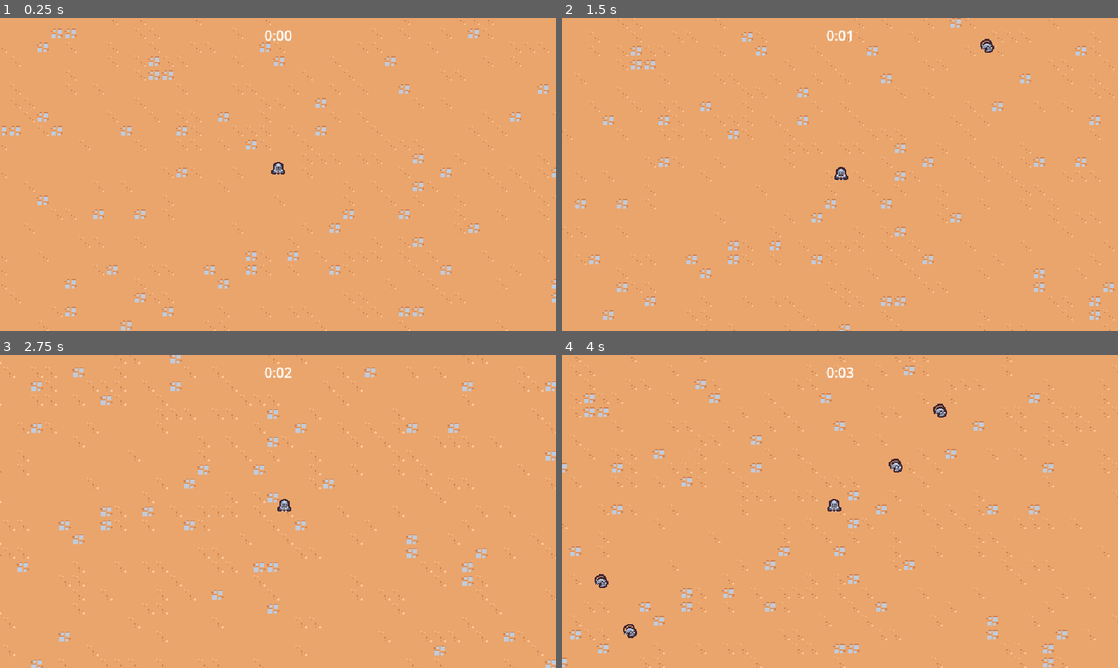
Above: before the commit, frames 1-4 (two rows, left to right).
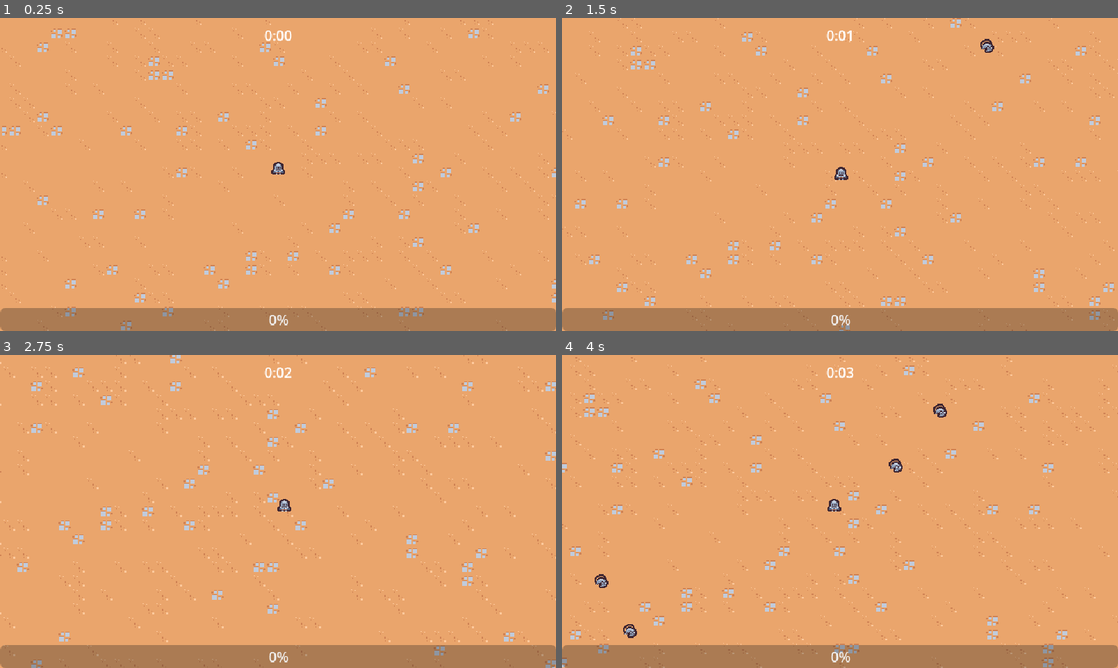
Above: after the commit, the same moments.

Repository: pedroseabra1091/2DSurvivors
Game: Godot game, scene res://scenes/main/main.tscn
The game is run twice, just before and just after one commit, with the same random seed, the same clock (stepped at 60 frames per second) and the same inputs.
Inputs:
- Up to frame 1 (0.25 s): no input
- Up to frame 2 (1.5 s): tap Enter at 0.5 s; hold D (move_right) 0.53-1.28 s; hold S (move_down) from 1.28 s (still down)
- Up to frame 3 (2.75 s): release S (move_down) at 2.03 s; hold D (move_right) from 2.03 s (still down)
- Up to frame 4 (4 s): release D (move_right) at 2.78 s; hold W (move_up) 2.78-3.53 s; hold A (move_left) from 3.53 s (still down)

The runs differ from the first frame. In frame 1, 7.3% of the frame differs, in the area x 0-100%, y 92-100%; in frame 2, 7.3%; in frame 3, 7.3%; in frame 4, 7.3%.

Commit message:
Experience bar

Diff:
--- a/scenes/main/main.tscn
+++ b/scenes/main/main.tscn
@@ -1,10 +1,11 @@
-[gd_scene load_steps=8 format=3 uid="uid://bffy5bybs6itt"]
+[gd_scene load_steps=9 format=3 uid="uid://bffy5bybs6itt"]
 
 [ext_resource type="PackedScene" uid="uid://b2uqjhfs1msp0" path="res://scenes/game_object/player/player.tscn" id="1_37jcs"]
 [ext_resource type="PackedScene" uid="uid://c7ki7p15f4wkf" path="res://scenes/manager/enemy_manager.tscn" id="1_i368r"]
 [ext_resource type="PackedScene" uid="uid://devh1ii7msgd4" path="res://scenes/game_object/game_camera/game_camera.tscn" id="1_ipsd2"]
 [ext_resource type="PackedScene" uid="uid://dvklv8tut1svf" path="res://scenes/ui/arena_time_ui.tscn" id="1_o88os"]
 [ext_resource type="TileSet" uid="uid://cne2cvtqfc8j0" path="res://resources/tileset.tres" id="1_xy2rr"]
+[ext_resource type="PackedScene" uid="uid://ce06o4216cjqr" path="res://scenes/ui/experience_bar.tscn" id="2_8v0aw"]
 [ext_resource type="PackedScene" uid="uid://cnj3186g7jju7" path="res://scenes/manager/arena_time_manager.tscn" id="6_73ymr"]
 [ext_resource type="PackedScene" uid="uid://bs7mw424ue0yb" path="res://scenes/manager/experience_manager.tscn" id="8_w7ojy"]
 
@@ -12,6 +13,9 @@
 
 [node name="ArenaTimeUI" parent="." node_paths=PackedStringArray("arena_time_manager") instance=ExtResource("1_o88os")]
 arena_time_manager = NodePath("../ArenaTimeManager")
+
+[node name="ExperienceBar" parent="." node_paths=PackedStringArray("experience_manager") instance=ExtResource("2_8v0aw")]
+experience_manager = NodePath("../ExperienceManager")
 
 [node name="ArenaTimeManager" parent="." instance=ExtResource("6_73ymr")]
 
--- a/scenes/manager/experience_manager.gd
+++ b/scenes/manager/experience_manager.gd
@@ -1,12 +1,31 @@
 extends Node
 
+signal experience_updated(current_experience: float, target_experience: float)
+
+const TARGET_EXPERIENCE_GROWTH = 5
+
 var current_experience = 0
+var current_level = 1
+var target_experience = 5
 
 func _ready():
 	GameEvents.experience_vial_collected.connect(on_experience_vial_collected)
 
 func increment_experience(number: float):
-	current_experience += number
+	current_experience = min(current_experience + number, target_experience)
+	experience_updated.emit(current_experience, target_experience)
+
+	print("current_experience: %s" % current_experience)
+	print("target_experience: %s" % target_experience)
+	if current_experience == target_experience:
+		current_level += 1
+		target_experience += TARGET_EXPERIENCE_GROWTH
+		current_experience = 0
+		print("new target experience: %s" % target_experience)
+		print("new level: %s" % current_level)
+		print("new current_experience: %s" % current_experience)
+		experience_updated.emit(current_experience, target_experience)
+
 
 # Reserved exclusively for signal handling
 func on_experience_vial_collected(number: float):
--- /dev/null
+++ b/scenes/ui/experience_bar.gd
@@ -0,0 +1,12 @@
+extends CanvasLayer
+
+@export var experience_manager: Node
+@onready var progress_bar = $MarginContainer/ProgressBar
+
+func _ready():
+	progress_bar.value = 0
+	experience_manager.experience_updated.connect(on_experience_updated)
+
+func on_experience_updated(current_experience: float, target_experience: float):
+	var percent = current_experience / target_experience
+	progress_bar.value = percent
--- /dev/null
+++ b/scenes/ui/experience_bar.tscn
@@ -0,0 +1,22 @@
+[gd_scene load_steps=2 format=3 uid="uid://ce06o4216cjqr"]
+
+[ext_resource type="Script" path="res://scenes/ui/experience_bar.gd" id="1_m7du7"]
+
+[node name="ExperienceBar" type="CanvasLayer"]
+script = ExtResource("1_m7du7")
+
+[node name="MarginContainer" type="MarginContainer" parent="."]
+anchors_preset = 15
+anchor_right = 1.0
+anchor_bottom = 1.0
+grow_horizontal = 2
+grow_vertical = 2
+mouse_filter = 2
+
+[node name="ProgressBar" type="ProgressBar" parent="MarginContainer"]
+custom_minimum_size = Vector2(2.08165e-12, 8)
+layout_mode = 2
+size_flags_vertical = 8
+mouse_filter = 2
+max_value = 1.0
+value = 0.5
